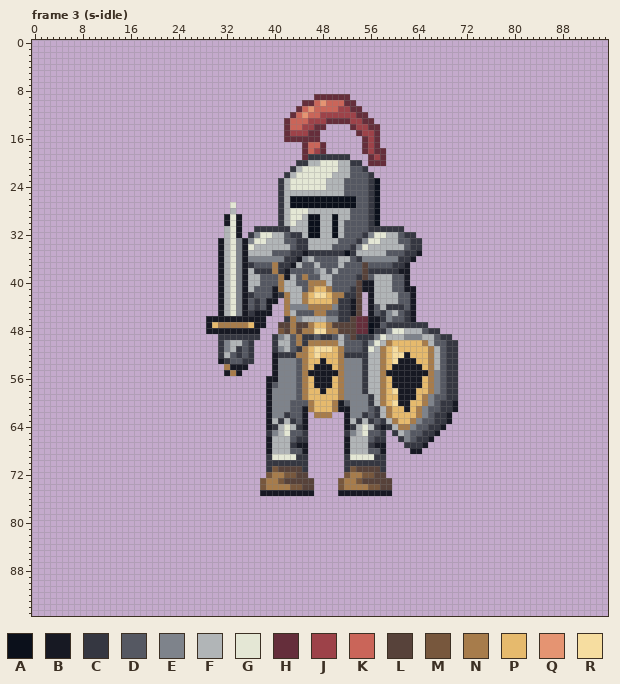
Two states of a pixel-art file, art/hero-knight.aseprite. Above: the version before the commit.
96x96 pixels, 240 frames. Colours within 5 levels of each other are drawn and written as one. Shown: frame 3 (s-idle). The commit also changed other frames, which this record leaves out.
Palette (. is transparent): A #0b101b  B #171923  C #353741  D #555862  E #7e838b  F #b1b5b7  G #e4e7d5  H #652e3b  J #9d4249  K #ca6559  L #57423a  M #77573d  N #a77c4b  P #e6ba6d  Q #e59472  R #f6dda0
After the commit:
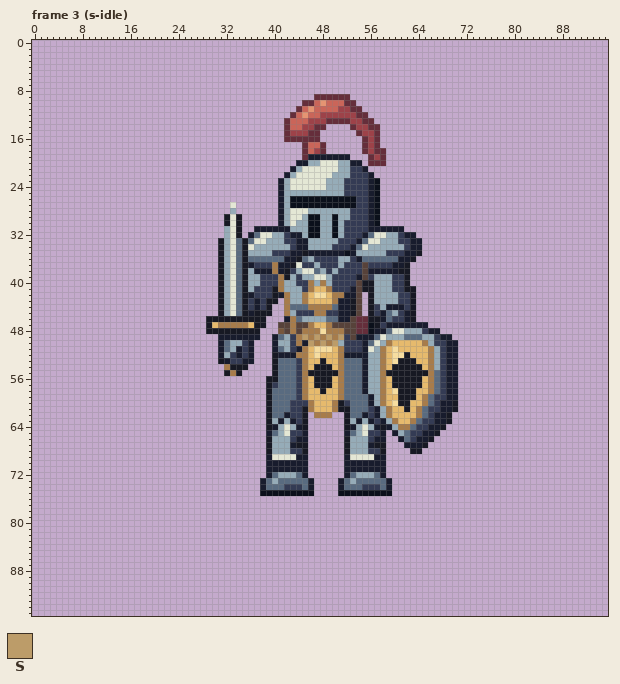
Colours new in this view: S #bc9c69
Changes in this commit:
colour C: #353741 -> #181c2d
colour D: #555862 -> #343b54
colour E: #7e838b -> #596b80
colour F: #b1b5b7 -> #96acb8
Changed rows in their new state; - is a pixel that keeps its letter.
Frame 3 (s-idle), layer "ink":
first column x 44:
37 G----
38 FGG--
39 -FFGG
40 ---F-
first column x 45:
48 --N---N
49 SNSNSNS
50 -S-S-S-
first column x 38:
71 --CCCCC--------CCCCC--
72 -CEFFFEC------CEFFFEC-
73 CEFEEEEEC----CEFEEEEEC
74 CEEEDDDEC----CEEEDDDEC
75 AAAAAAAAA----AAAAAAAAA
Boxes around the changes in both pictures, in picture pixels (x1, y1, x2, y2):
changed: (218, 154, 458, 496)
